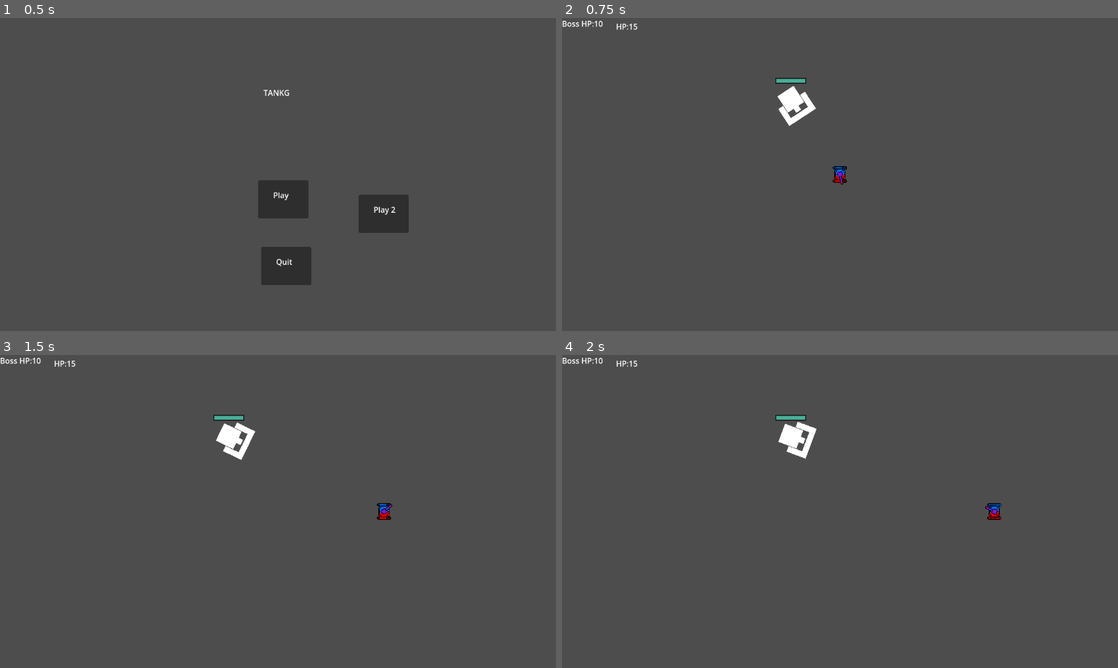
Above: before the commit, frames 1-4 (two rows, left to right).
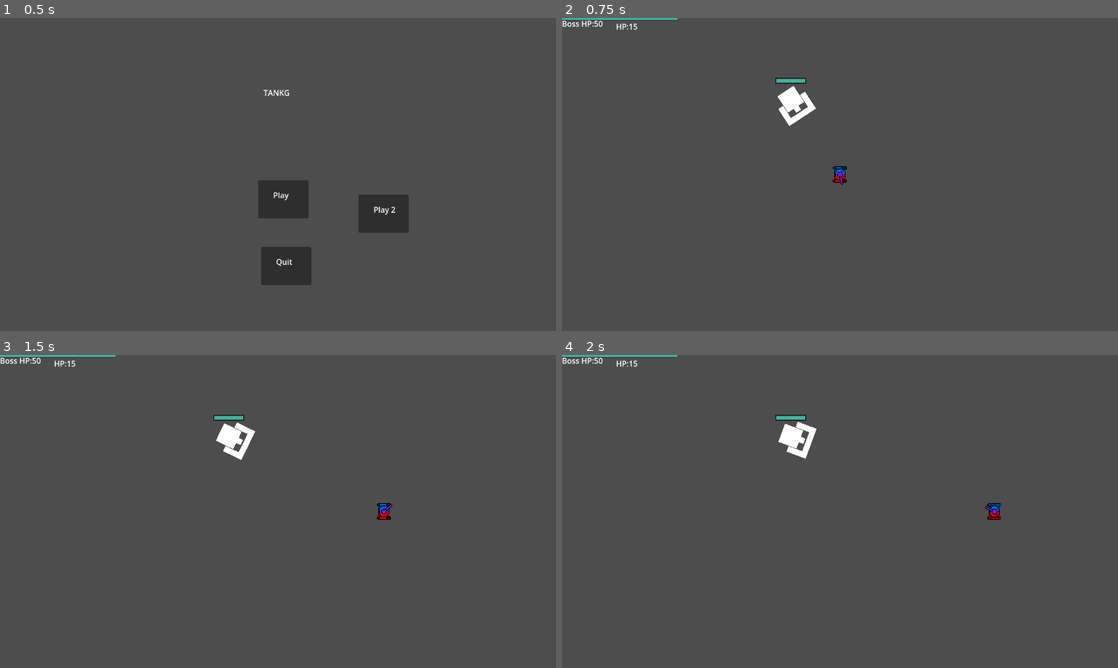
Above: after the commit, the same moments.

Repository: ConquestM/TANKG
Game: Godot game, scene res://MainMenu.tscn
The game is run twice, just before and just after one commit, with the same random seed, the same clock (stepped at 60 frames per second) and the same inputs.
Inputs (mouse positions are in pixels of both pictures, inside the frame that each line leads up to):
- Up to frame 1 (0.5 s): no input
- Up to frame 2 (0.75 s): click (845, 199) at 0.5 s
- Up to frame 3 (1.5 s): tap Enter at 1.25 s; move the mouse to (400, 495) at 1.27 s; hold Right (ui_right) from 1.28 s (still down); hold Shift (dash) from 1.28 s (still down)
- Up to frame 4 (2 s): keep holding Right (ui_right); keep holding Shift (dash)

Frame 1 is identical in both runs. In frame 2, 0.2% of the frame differs, in the area x 0-21%, y 0-3%; in frame 3, 0.2%; in frame 4, 0.2%.

Commit message:
Player HP bar (i no longer hate fearghal) (character development)

Diff:
--- a/BOss1.tscn
+++ b/BOss1.tscn
@@ -2,7 +2,7 @@
 
 [ext_resource type="PackedScene" uid="uid://ccuc8cahwt677" path="res://Bullet.tscn" id="1_8u0ge"]
 [ext_resource type="PackedScene" uid="uid://bjmfaw432i8kw" path="res://Megabullet.tscn" id="1_x7p21"]
-[ext_resource type="PackedScene" uid="uid://5n06yjpop12k" path="res://Open_shield1.tscn" id="2_t2cd4"]
+[ext_resource type="PackedScene" uid="uid://5n06yjpop12k" path="res://OPen_Shield1.tscn" id="2_t2cd4"]
 [ext_resource type="PackedScene" uid="uid://blfh21paqm1mx" path="res://Healthbar.tscn" id="4_cganh"]
 
 [sub_resource type="GDScript" id="GDScript_ifhia"]
@@ -24,7 +24,7 @@
 	_set_health(health)
 	$CollisionShape2D.look_at(get_node(\"/root/Map/Player\").global_position)
 	if global.BossHP <= 0:
-		queue_free
+		queue_free()
 
 func _on_firetimer_timeout():
 	if Attack < 1:
--- a/Level.tscn
+++ b/Level.tscn
@@ -1,7 +1,7 @@
 [gd_scene load_steps=5 format=3 uid="uid://din3nn61eqs63"]
 
 [ext_resource type="Script" path="res://scripts/ui.gd" id="1_lcthp"]
-[ext_resource type="PackedScene" uid="uid://c27rlmxl5mmbk" path="res://Boss1.tscn" id="2_17prt"]
+[ext_resource type="PackedScene" uid="uid://c27rlmxl5mmbk" path="res://BOss1.tscn" id="2_17prt"]
 [ext_resource type="PackedScene" uid="uid://cou1mvn4ls013" path="res://Player.tscn" id="3_j6vdm"]
 [ext_resource type="PackedScene" uid="uid://btij6l30ipepu" path="res://Turret.tscn" id="4_4wdna"]
 
--- a/Player.tscn
+++ b/Player.tscn
@@ -1,12 +1,13 @@
-[gd_scene load_steps=7 format=3 uid="uid://cou1mvn4ls013"]
+[gd_scene load_steps=8 format=3 uid="uid://cou1mvn4ls013"]
 
 [ext_resource type="Script" path="res://scripts/player.gd" id="1_d284k"]
 [ext_resource type="PackedScene" uid="uid://ccuc8cahwt677" path="res://Bullet.tscn" id="2_6qqvt"]
 [ext_resource type="Texture2D" uid="uid://dn817yopwtgsi" path="res://assets/tank_frame0000.png" id="3_8tt7n"]
 [ext_resource type="Texture2D" uid="uid://blov2f6ckuopd" path="res://assets/tank_frame0001.png" id="4_hhk4x"]
+[ext_resource type="PackedScene" uid="uid://blfh21paqm1mx" path="res://Healthbar.tscn" id="5_racds"]
 
 [sub_resource type="RectangleShape2D" id="RectangleShape2D_u0f8j"]
-size = Vector2(14.25, 18)
+size = Vector2(12, 10)
 
 [sub_resource type="SpriteFrames" id="SpriteFrames_xgaqs"]
 animations = [{
@@ -51,4 +52,8 @@
 wait_time = 0.7
 one_shot = true
 
+[node name="CanvasLayer" type="CanvasLayer" parent="."]
+
+[node name="Healthbar" parent="CanvasLayer" instance=ExtResource("5_racds")]
+
 [connection signal="timeout" from="Timer" to="." method="_on_timer_timeout"]
--- a/Turret.tscn
+++ b/Turret.tscn
@@ -3,7 +3,6 @@
 [ext_resource type="Script" path="res://scripts/turret.gd" id="1_jcj7l"]
 [ext_resource type="PackedScene" uid="uid://ccuc8cahwt677" path="res://Bullet.tscn" id="2_6u6vq"]
 [ext_resource type="Texture2D" uid="uid://bx5hqmnc2y145" path="res://assets/cannon_frame0000.png" id="3_cm5vb"]
-
 
 [node name="Turret" type="Node2D"]
 script = ExtResource("1_jcj7l")
--- a/scripts/Megabulletb.gd
+++ b/scripts/Megabulletb.gd
@@ -9,7 +9,6 @@
 func _ready():
 	$Meiosis.start()
 	$Die.start()
-	print("mei")
 func _on_meiosis_timeout():
 	var megabullet2 = megabullet2_scene	.instantiate()
 	add_sibling(megabullet2)
--- a/scripts/global.gd
+++ b/scripts/global.gd
@@ -1,7 +1,7 @@
 extends Node
 
 var HP = 15
-var BossHP = 10
+var BossHP = 50
 
 # Called when the node enters the scene tree for the first time.
 func _ready():
--- a/scripts/player.gd
+++ b/scripts/player.gd
@@ -12,14 +12,18 @@
 var vert_direction = 0
 var saved_direction = 0
 var saved_vert_direction = 0
+@onready var healthbar = $CanvasLayer/Healthbar
+var health = global.HP : set = _set_health
 
 # Called when the node enters the scene tree for the first time.
 func _ready():
 	screen_size = get_viewport_rect().size
+	healthbar.init_health(health)
 
 
 # Called every frame. 'delta' is the elapsed time since the previous frame.
 func _process(delta):
+	_set_health(health)
 	if not dashing:
 		direction = Input.get_axis("ui_left", "ui_right")
 		vert_direction = Input.get_axis("ui_up", "ui_down")
@@ -101,3 +105,7 @@
 func _on_timer_timeout():
 	$Area2D/CollisionShape2D.disabled = false
 	can_dash = true
+
+func _set_health(value):
+	if healthbar != null:
+		healthbar.health = global.HP
Not shown: 1 places in Bullet.tscn that only renumber resources
